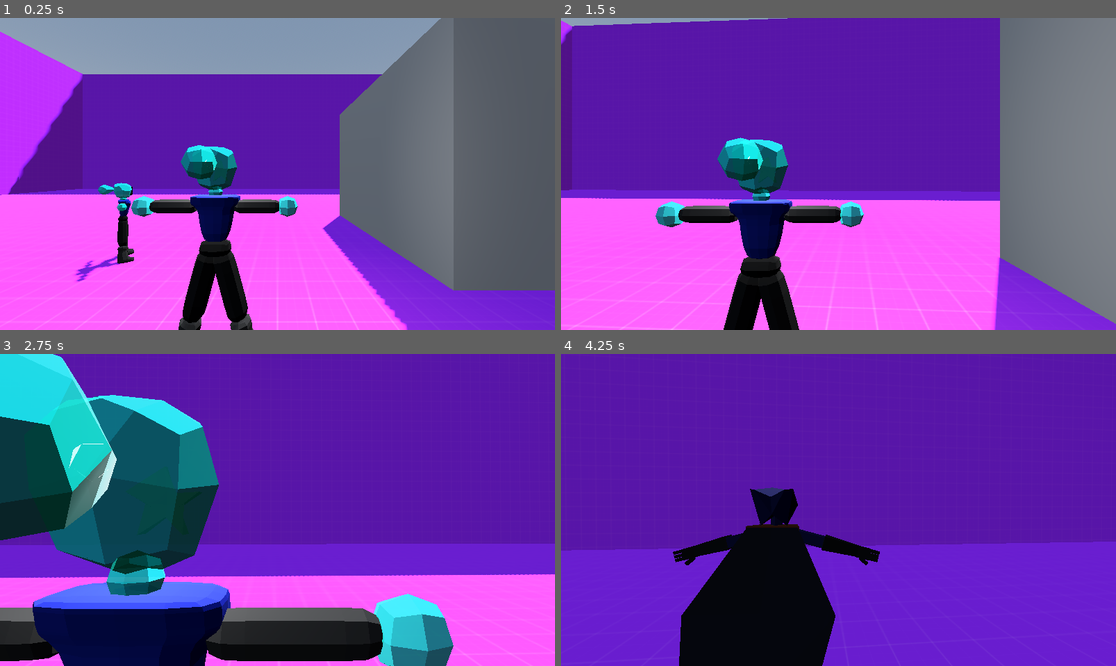
Above: before the commit, frames 1-4 (two rows, left to right).
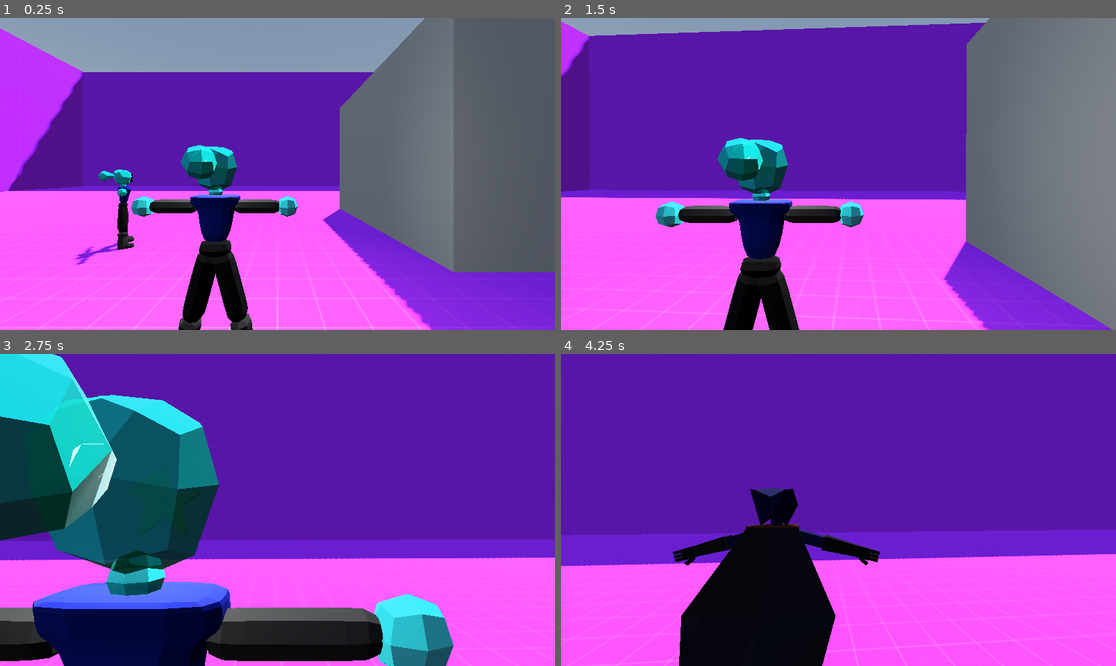
Above: after the commit, the same moments.

Repository: Epic12Terrarian/thirdPersonGame
Game: Godot game, scene res://levels/testLobby.tscn
Same seed, same stepped clock (60 frames per second), same inputs: the game is played once before the commit and once after it.
Inputs (mouse positions are in pixels of both pictures, inside the frame that each line leads up to):
- Up to frame 1 (0.25 s): no input
- Up to frame 2 (1.5 s): tap Enter (ui_accept) at 0.5, 0.77, 1.07 s; move the mouse to (866, 174) at 0.52 s; hold Right mouse button (aim) 0.53-1.28 s; hold W (up) from 0.53 s (still down); tap Shift (sprint) at 0.8, 1.35 s; move the mouse to (810, 174) at 1.27 s
- Up to frame 3 (2.75 s): keep holding W (up); tap Enter (ui_accept) at 1.52, 1.55, 1.82, 2.1 s; move the mouse to (288, 503) at 2.02 s; hold Right mouse button (aim) from 2.03 s (still down)
- Up to frame 4 (4.25 s): keep holding W (up); move the mouse to (832, 516) at 2.77 s; release Right mouse button (aim) at 2.78 s; right-click (832, 516) at 2.85 s; tap Enter (ui_accept) at 3.02, 3.32, 3.77, 3.8, 4.07 s; tap Shift (sprint) at 3.05 s; move the mouse to (877, 513) at 3.52 s; hold Tab (model_swap) from 3.53 s (still down)

The runs differ from the first frame. In frame 1, 7.1% of the frame differs, in the area x 0-100%, y 0-100%; in frame 2, 11%; in frame 3, 5.9%; in frame 4, 29%, in the area x 0-100%, y 54-100%.

Commit message:
state machine in the works
hit a block with the state not changing though

Diff:
--- a/levels/testLobby.tscn
+++ b/levels/testLobby.tscn
@@ -44,7 +44,7 @@
 material = ExtResource("1_0wu6l")
 
 [node name="Player" parent="." unique_id=437376776 instance=ExtResource("2_hy70m")]
-transform = Transform3D(1, 0, 0, 0, 1, 0, 0, 0, 1, 0, 1.6343062, 0)
+transform = Transform3D(1, 0, 0, 0, 1, 0, 0, 0, 1, 0, 0.92922604, 0)
 
 [node name="Box1" parent="." unique_id=1234555144 instance=ExtResource("4_e14s6")]
 transform = Transform3D(1, 0, 0, 0, 0.64538115, -5.0340524, 0, 0.37506622, 8.662156, 8.561336, 1.7654467, 2.4277449)
--- a/player/player.gd
+++ b/player/player.gd
@@ -1,28 +1,32 @@
 extends CharacterBody3D
 
 
-const SPEED = 5.0
+const SPEED = 3.5
 const JUMP_VELOCITY = 4.5
+const GRAV_MULTIPLIER = 3.5
 
+func set_velocity_from_motion(vel: Vector3) -> void:
+	velocity = vel
 
-func _physics_process(delta: float) -> void:
-	# Add the gravity.
-	if not is_on_floor():
-		velocity += get_gravity() * delta
+func _physics_process(_delta: float) -> void:
+	## Add the gravity.
+	#if not is_on_floor():
+	#	velocity += get_gravity() * GRAV_MULTIPLIER * delta
 
-	# Handle jump.
-	#if Input.is_action_just_pressed("ui_accept") and is_on_floor():
-	#	velocity.y = JUMP_VELOCITY
+	## Handle jump.
+	##if Input.is_action_just_pressed("ui_accept") and is_on_floor():
+	##	velocity.y = JUMP_VELOCITY
 
-	# Get the input direction and handle the movement/deceleration.
-	# As good practice, you should replace UI actions with custom gameplay actions.
-	var input_dir := Input.get_vector("left", "right", "up", "down")
-	var direction := (transform.basis * Vector3(input_dir.x, 0, input_dir.y)).normalized()
-	if direction:
-		velocity.x = direction.x * SPEED
-		velocity.z = direction.z * SPEED
-	else:
-		velocity.x = move_toward(velocity.x, 0, SPEED)
-		velocity.z = move_toward(velocity.z, 0, SPEED)
+	## Get the input direction and handle the movement/deceleration.
+	## As good practice, you should replace UI actions with custom gameplay actions.
+	#if is_on_floor():
+	#	var input_dir := Input.get_vector("left", "right", "up", "down")
+	#	var direction := (transform.basis * Vector3(input_dir.x, 0, input_dir.y)).normalized()
+	#	if direction:
+	#		velocity.x = direction.x * SPEED
+	#		velocity.z = direction.z * SPEED
+	#	else:
+	#		velocity.x = move_toward(velocity.x, 0, SPEED)
+	#		velocity.z = move_toward(velocity.z, 0, SPEED)
 
 	move_and_slide()
--- a/player/player.tscn
+++ b/player/player.tscn
@@ -4,8 +4,16 @@
 [ext_resource type="Script" uid="uid://d34udxixyd48w" path="res://player/camera.gd" id="2_rkbax"]
 [ext_resource type="ArrayMesh" uid="uid://ctl6c5nqw0fwh" path="res://player/models/LynxNova.obj" id="2_yw30f"]
 [ext_resource type="ArrayMesh" uid="uid://c62f8yftlwh15" path="res://player/models/aeromorph.obj" id="4_yw30f"]
+[ext_resource type="Script" uid="uid://3icr7u2pfubs" path="res://player/state_machine/player_state_machine/player_state_machine.gd" id="5_qjkh3"]
+[ext_resource type="Script" uid="uid://ywvplr0fibio" path="res://player/state_machine/player_state_machine/states/idle.gd" id="6_g6k8r"]
+[ext_resource type="Script" uid="uid://hi36a08begh5" path="res://player/state_machine/player_state_machine/states/run.gd" id="7_hg6s5"]
+[ext_resource type="Script" uid="uid://bal7e3035864m" path="res://player/state_machine/player_state_machine/states/sprint.gd" id="8_8t03j"]
+[ext_resource type="Script" uid="uid://bespj2lbw1mr4" path="res://player/state_machine/player_state_machine/states/aim.gd" id="9_2ieo8"]
+[ext_resource type="Script" uid="uid://dv6e8ibenetgp" path="res://player/state_machine/player_state_machine/states/airborne.gd" id="10_8t03j"]
 
-[sub_resource type="CapsuleShape3D" id="CapsuleShape3D_sh265"]
+[sub_resource type="CapsuleShape3D" id="CapsuleShape3D_oyhfb"]
+radius = 0.4
+height = 1.8901367
 
 [sub_resource type="SphereShape3D" id="SphereShape3D_g1dw6"]
 margin = 0.01
@@ -17,6 +25,7 @@
 
 [node name="Player" type="CharacterBody3D" unique_id=437376776]
 collision_layer = 2
+floor_constant_speed = true
 script = ExtResource("1_oul6g")
 
 [node name="OmniLight3D" type="OmniLight3D" parent="." unique_id=1341272765]
@@ -24,7 +33,8 @@
 omni_range = 5.5
 
 [node name="CollisionShape3D" type="CollisionShape3D" parent="." unique_id=561094931]
-shape = SubResource("CapsuleShape3D_sh265")
+transform = Transform3D(1, 0, 0, 0, 1, 0, 0, 0, 1, 0, -0.16009521, 0)
+shape = SubResource("CapsuleShape3D_oyhfb")
 
 [node name="LynxNova" type="MeshInstance3D" parent="." unique_id=2104786510]
 transform = Transform3D(-0.1, 0, -8.742278e-09, 0, 0.1, 0, 8.742278e-09, 0, -0.1, 0, -0.90204513, 0)
@@ -56,3 +66,22 @@
 spring_length = 1.5
 
 [node name="Camera3D" type="Camera3D" parent="camera/EdgeSpringArm3D/RearSpringArm3D" unique_id=1183764036]
+
+[node name="StateMachines" type="Node" parent="." unique_id=879889618 node_paths=PackedStringArray("start_state")]
+script = ExtResource("5_qjkh3")
+start_state = NodePath("Idle")
+
+[node name="Idle" type="Node" parent="StateMachines" unique_id=645707080]
+script = ExtResource("6_g6k8r")
+
+[node name="Run" type="Node" parent="StateMachines" unique_id=57361447]
+script = ExtResource("7_hg6s5")
+
+[node name="Sprint" type="Node" parent="StateMachines" unique_id=1723301032]
+script = ExtResource("8_8t03j")
+
+[node name="Aim" type="Node" parent="StateMachines" unique_id=1780353978]
+script = ExtResource("9_2ieo8")
+
+[node name="Airborne" type="Node" parent="StateMachines" unique_id=1564850581]
+script = ExtResource("10_8t03j")
--- /dev/null
+++ b/player/state_machine/player_state_machine/player_state_machine.gd
@@ -0,0 +1 @@
+extends StateMachine
--- /dev/null
+++ b/player/state_machine/player_state_machine/states/aim.gd
@@ -0,0 +1 @@
+extends Motion
--- /dev/null
+++ b/player/state_machine/player_state_machine/states/airborne.gd
@@ -0,0 +1,11 @@
+extends Motion
+
+func _enter() -> void:
+	print(name)
+
+func _update(_delta: float) -> void:
+	calculate_velocity(SPEED,direction,_delta)
+	calculate_gravity(_delta)
+
+	if direction == Vector3.ZERO:
+		finished.emit("idle")
--- /dev/null
+++ b/player/state_machine/player_state_machine/states/idle.gd
@@ -0,0 +1,11 @@
+extends Motion
+
+func _enter() -> void:
+	print(name)
+
+func _update(_delta: float) -> void:
+	set_direction()
+	calculate_velocity(SPEED, direction, _delta)
+
+	if direction != Vector3.ZERO:
+		finished.emit("Run")
--- /dev/null
+++ b/player/state_machine/player_state_machine/states/motion.gd
@@ -0,0 +1,29 @@
+extends State
+class_name Motion
+
+signal velocity_updated(vel: Vector3)
+
+const SPEED: float = 3.5
+const JUMP_VELOCITY: float = 4.5
+const GRAVITY: float = -9.8
+const ACCELERATION: float = 1000
+
+static var input_direction : Vector2 = Vector2.ZERO
+static var direction : Vector3 = Vector3.ZERO
+static var velocity : Vector3 = Vector3.ZERO
+
+func _ready() -> void:
+	velocity_updated.connect(owner.set_velocity_from_motion)
+
+func set_direction() -> void:
+	input_direction = Input.get_vector("left","right","up","down")
+	direction = (owner.global_transform.basis * Vector3(input_direction.x, 0.0, input_direction.y)).normalized()
+
+func calculate_velocity(_speed: float, _direction: Vector3, delta: float) -> void:
+	velocity.x = move_toward(velocity.x, _direction.x*_speed, ACCELERATION * delta)
+	velocity.z = move_toward(velocity.z, _direction.z*_speed, ACCELERATION * delta)
+	velocity_updated.emit(velocity)
+
+func calculate_gravity(delta: float) -> void:
+	if not owner.is_on_floor():
+		velocity.y += GRAVITY * delta
--- /dev/null
+++ b/player/state_machine/player_state_machine/states/run.gd
@@ -0,0 +1,11 @@
+extends Motion
+
+func _enter() -> void:
+	print(name)
+
+func _update(_delta: float) -> void:
+	set_direction()
+	calculate_velocity(SPEED, direction, _delta)
+
+	if direction == Vector3.ZERO:
+		finished.emit("Idle")
--- /dev/null
+++ b/player/state_machine/player_state_machine/states/sprint.gd
@@ -0,0 +1 @@
+extends Motion
--- /dev/null
+++ b/player/state_machine/state.gd
@@ -0,0 +1,17 @@
+extends Node
+class_name State
+
+@warning_ignore("unused_signal")
+signal finished(next_state: String)
+
+func _enter() -> void:
+	return
+
+func _exit() -> void:
+	return
+
+func _state_input(_event: InputEvent) -> void:
+	return
+
+func _update(_delta: float) -> void:
+	return
--- /dev/null
+++ b/player/state_machine/state_machine.gd
@@ -0,0 +1,43 @@
+extends Node
+class_name StateMachine
+
+@export var start_state: State
+var state_map: Dictionary
+var current_state: State = null
+var _active: bool = false :
+	set = _set_active
+
+func _ready() -> void:
+	_create_state_map()
+	_initialize(start_state)
+
+func _input(event: InputEvent) -> void:
+	current_state._state_input(event)
+
+func _physics_process(delta: float) -> void:
+	current_state._update(delta)
+
+func _create_state_map() -> void:
+	for child: State in get_children():
+		child.finished.connect(_change_state)
+		state_map[child.name] = child
+
+
+func _initialize(state: State) -> void:
+	current_state = state
+	current_state._enter()
+
+func _set_active(value: bool) -> void:
+	_active = value
+	set_physics_process(value)
+	set_process_input(value)
+	if not _active:
+		current_state = null
+
+func _change_state(state_name: String) -> void:
+	if not _active:
+		return
+
+	current_state._exit()
+	current_state = state_map[state_name]
+	current_state._enter()
Not shown, added: player/state_machine/player_state_machine/player_state_machine.gd.uid
Not shown, added: player/state_machine/player_state_machine/states/aim.gd.uid
Not shown, added: player/state_machine/player_state_machine/states/airborne.gd.uid
Not shown, added: player/state_machine/player_state_machine/states/idle.gd.uid
Not shown, added: player/state_machine/player_state_machine/states/motion.gd.uid
Not shown, added: player/state_machine/player_state_machine/states/run.gd.uid
Not shown, added: player/state_machine/player_state_machine/states/sprint.gd.uid
Not shown, added: player/state_machine/state.gd.uid
Not shown, added: player/state_machine/state_machine.gd.uid
